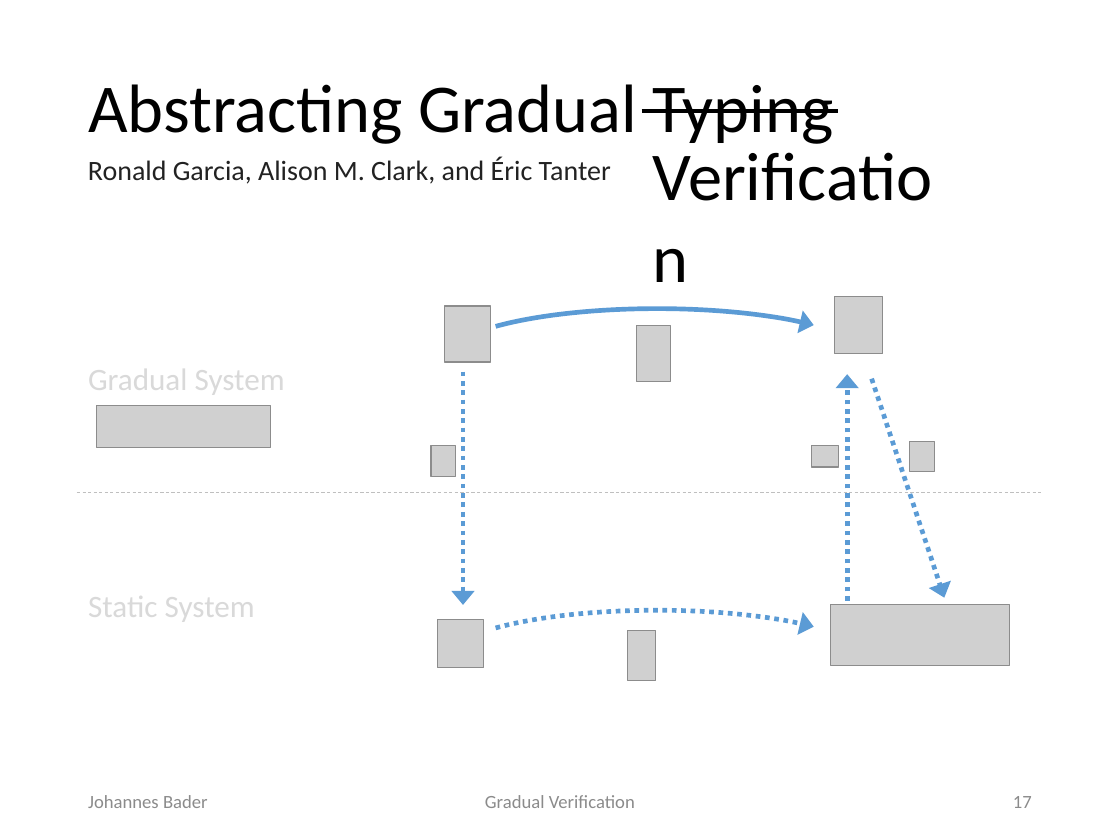
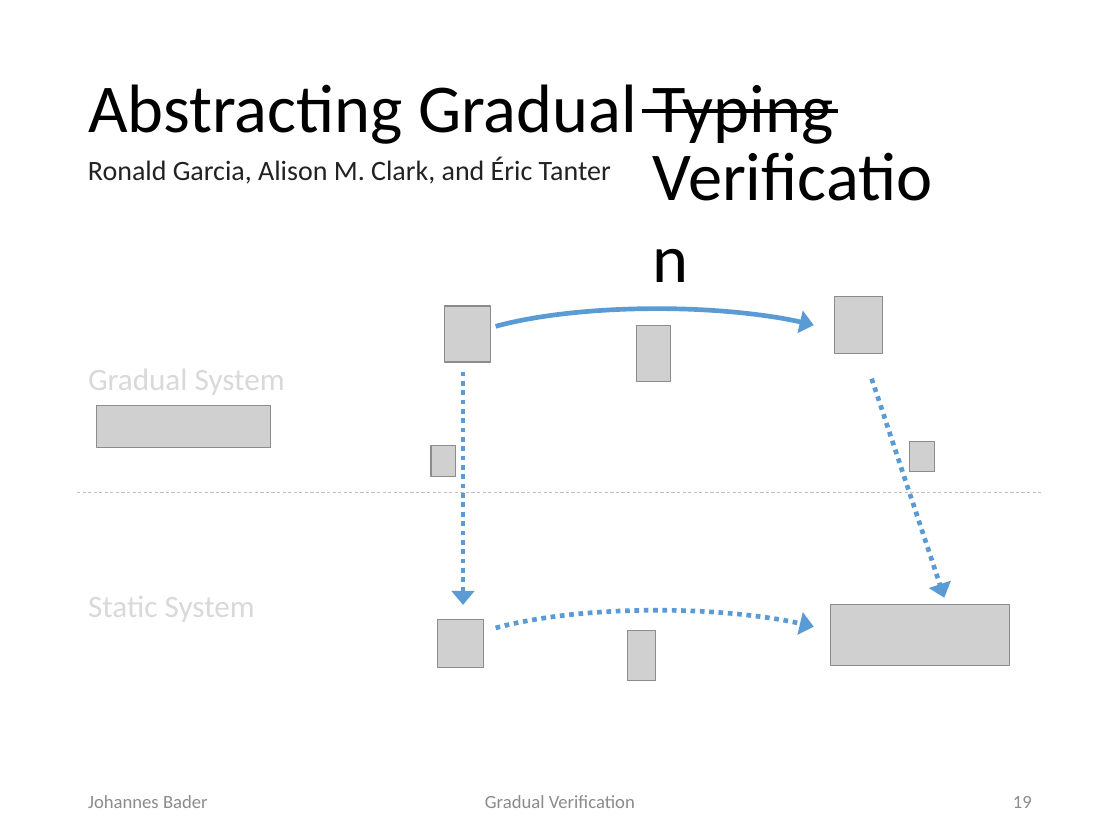
Before and after one commit to olydis/GradVerThesis, a slide deck: slide 19 of presentation/PLunch.pptx (slide 17 before the commit). Drawn at 1120x840 pixels with LibreOffice and Linux fonts; fonts in the diff are those of the drawing; grey boxes stand for pictures. Boxes give left, top, right and bottom in pixels: in the first picture for what was removed or moved away, otherwise in the second. Text is boxed around its words. In the diff, an @@ line names an element or a change of style, - is before the commit and + after.

```diff
--- a/presentation/PLunch.pptx
+++ b/presentation/PLunch.pptx
@@ arrow removed from (847, 600) to (847, 374) @@
@@ picture removed at (x1=812, y1=446, x2=839, y2=467) @@
@@ page number at (x1=1013, y1=796, x2=1032, y2=808): text changed @@
-17
+19
```
Also in this commit, not shown: 21 other slides changed, 20 slides added, 1 other file.
